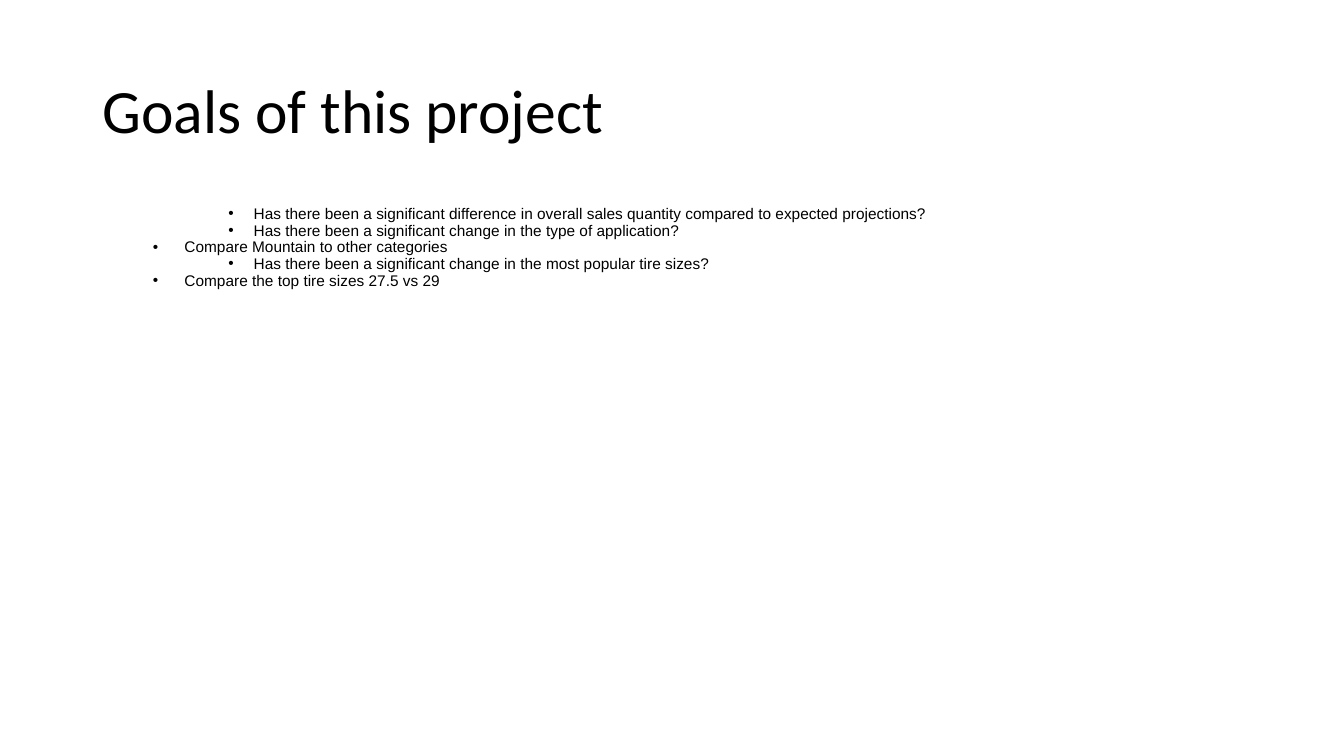
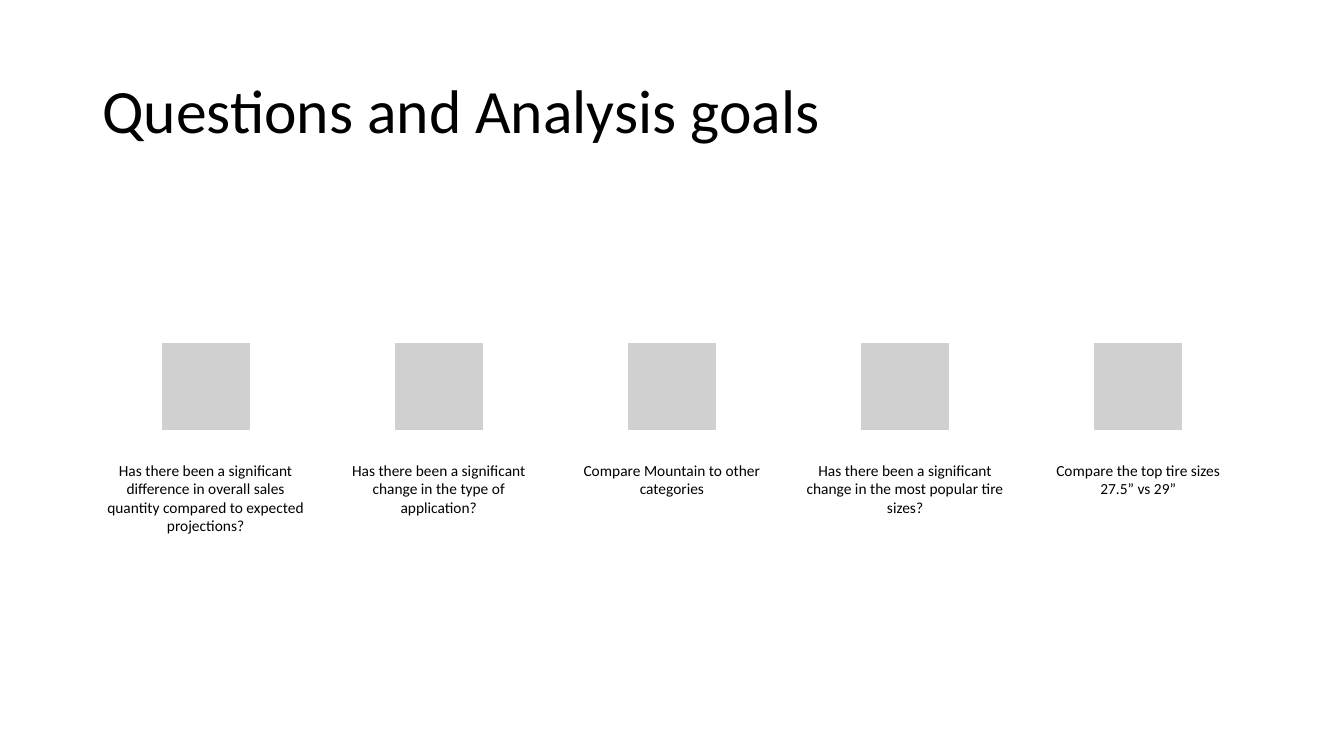
Before and after one commit to 2Delta/GT-Coding-Boot-Camp_Project-1, a slide deck: slide 3 of Project_power_point.pptx. Drawn at 1344x756 pixels with LibreOffice and Linux fonts; fonts in the diff are those of the drawing; grey boxes stand for pictures. Boxes give left, top, right and bottom in pixels: in the first picture for what was removed or moved away, otherwise in the second. Text is boxed around its words. In the diff, an @@ line names an element or a change of style, - is before the commit and + after.

```diff
--- a/Project_power_point.pptx
+++ b/Project_power_point.pptx
@@ title at (102, 90, 819, 144): text changed @@
-Goals of this project
+Questions and Analysis goals
@@ text removed at (184, 208, 925, 289) @@
-• Has there been a significant difference in overall sales quantity compared to expected projections?
-• Has there been a significant change in the type of application?
-  • Compare Mountain to other categories
-• Has there been a significant change in the most popular tire sizes?
-  • Compare the top tire sizes 27.5 vs 29
@@ group added at (107, 342, 1220, 534): 5 pictures, 5 texts @@
+Has there been a significant difference in overall sales quantity compared to expected projections?
+Has there been a significant change in the type of application?
+Compare Mountain to other categories
+Has there been a significant change in the most popular tire sizes?
+Compare the top tire sizes 27.5” vs 29”
```
Also in this commit, not shown: 6 other slides changed, 4 slides added, 3 slides removed, 1 other file.
